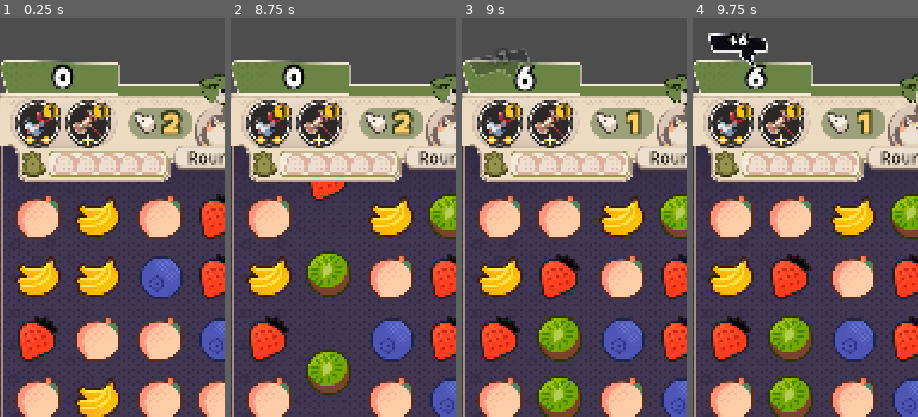
Above: before the commit, frames 1-4 (left to right).
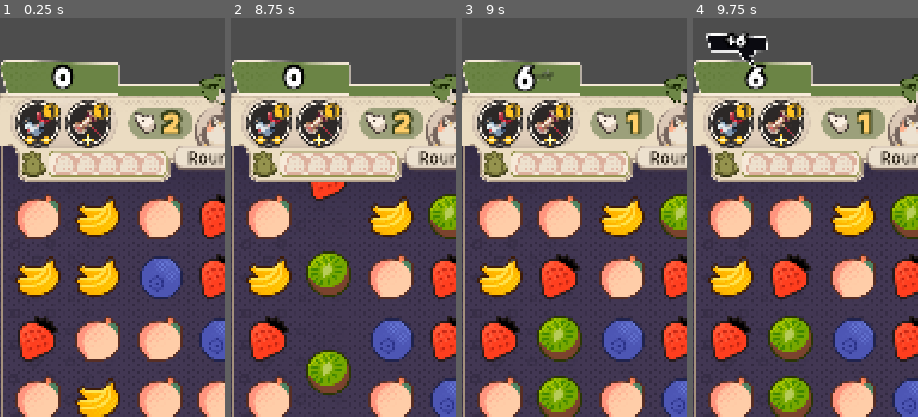
Above: after the commit, the same moments.

Repository: kakachaDev/origami-battle-godot
Game: Godot game, scene res://Assets/Scenes/game.tscn
The game is run twice, just before and just after one commit, with the same random seed, the same clock (stepped at 60 frames per second) and the same inputs.
Inputs (mouse positions are % of the whole screen's width and height, from its top left):
- Up to frame 1 (0.25 s): no input
- Up to frame 2 (8.75 s): click "Правила" at 0.5 s; click "Подробности" at 1.25 s; click (10, 34) at 2.02 s; click "Правила" at 2.75 s; click "Подробности" at 3.5 s; click (10, 34) at 4.27 s; click "Правила" at 5 s; click "Подробности" at 5.75 s; click (10, 34) at 6.52 s; tap Enter at 7.25 s; drag from (50, 69) to (60, 28) at 7.27 s; drag from (30, 55) to (45, 70) at 8.02 s
- Up to frame 3 (9 s): move the mouse to (60, 28) at 8.77 s; click (60, 28) at 8.92 s
- Up to frame 4 (9.75 s): drag from (45, 70) to (20, 35) at 9.52 s
The pictures show only the part of the screen within x 1-51%, y 21-71%; the shares and areas given below are measured in that part.

Frames 1-2 are identical in both runs. In frame 3, 1.0% of the frame differs, in the area x 3-41%, y 8-16%; in frame 4, 0.5%.

Commit message:
AddScore: scale 0→1 bounce on appear, 1→0 bounce on disappear

Diff:
--- a/Assets/Scripts/GameUI.gd
+++ b/Assets/Scripts/GameUI.gd
@@ -226,7 +226,7 @@
 	node.pivot_offset = node.size * 0.5
 	node.rotation_degrees = start_angle_deg
 	node.modulate = Color(1.0, 1.0, 1.0, 0.0)
-	node.scale = Vector2.ONE
+	node.scale = Vector2.ZERO
 	node.visible = true
 
 	var tw := create_tween()
@@ -235,6 +235,8 @@
 	tw.tween_property(node, "modulate:a", 1.0, 0.25) \
 		.set_trans(Tween.TRANS_QUAD).set_ease(Tween.EASE_OUT)
 	tw.parallel().tween_property(node, "rotation_degrees", 0.0, 0.4) \
+		.set_trans(Tween.TRANS_BACK).set_ease(Tween.EASE_OUT)
+	tw.parallel().tween_property(node, "scale", Vector2.ONE, 0.4) \
 		.set_trans(Tween.TRANS_BACK).set_ease(Tween.EASE_OUT)
 	tw.parallel().tween_method(
 		func(v: float) -> void: label.text = "+%d" % roundi(v),
@@ -247,5 +249,7 @@
 		.set_trans(Tween.TRANS_QUAD).set_ease(Tween.EASE_IN)
 	tw.parallel().tween_property(node, "rotation_degrees", start_angle_deg, 0.3) \
 		.set_trans(Tween.TRANS_QUAD).set_ease(Tween.EASE_IN)
+	tw.parallel().tween_property(node, "scale", Vector2.ZERO, 0.3) \
+		.set_trans(Tween.TRANS_BACK).set_ease(Tween.EASE_IN)
 
 	tw.tween_callback(func() -> void: node.visible = false)
